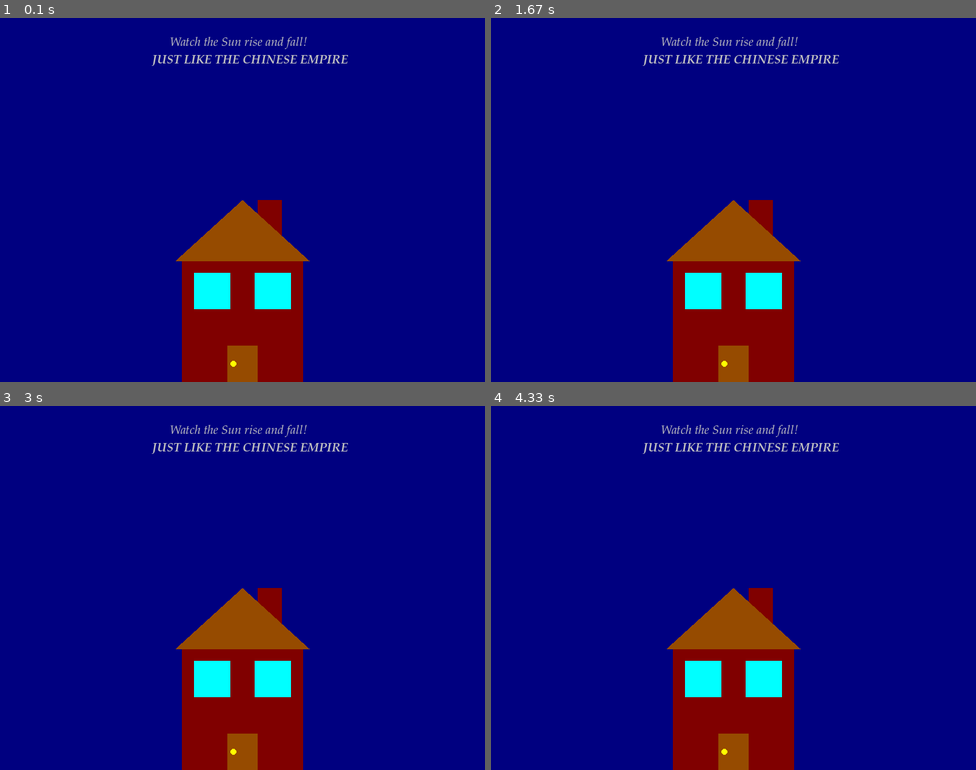
Above: before the commit, frames 1-4 (two rows, left to right).
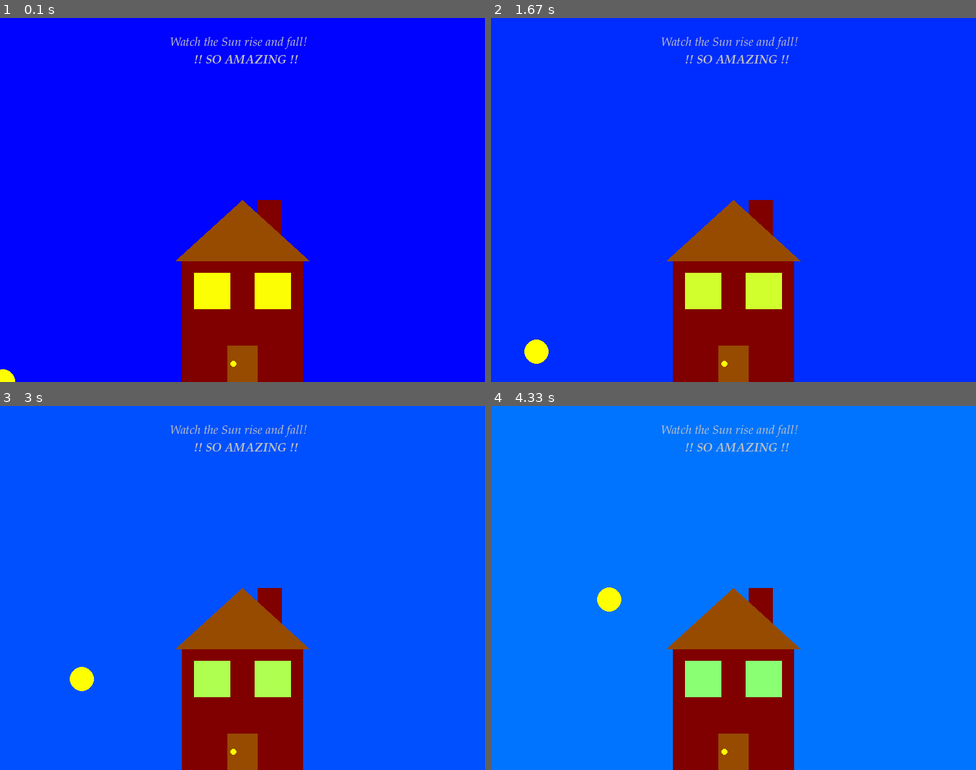
Above: after the commit, the same moments.

Repository: Abdul-MughisA/AAM-Tasks
Game: pygame game, started from ACS-Tasks/PyGame/game.py
The game is run twice, just before and just after one commit, with the same random seed, the same clock (stepped at 60 frames per second) and the same inputs.
Inputs:
- Up to frame 1 (0.1 s): no input
- Up to frame 2 (1.67 s): no input
- Up to frame 3 (3 s): no input
- Up to frame 4 (4.33 s): no input

The runs differ from the first frame. In frame 1, 90% of the frame differs, in the area x 0-100%, y 0-100%; in frame 2, 90%; in frame 3, 90%; in frame 4, 90%.

Commit message:
Update game.py

Diff:
--- a/ACS-Tasks/PyGame/game.py
+++ b/ACS-Tasks/PyGame/game.py
@@ -1,5 +1,6 @@
 import pygame
 import time
+import math
 
 """""""""
 Task at hand:
@@ -14,10 +15,9 @@
 
 """""""""
 
-# Initialize the game engine
 pygame.init()
 
-# Define some colors
+#COLOURS
 
 BLACK = (0, 0, 0)
 WHITE = (255, 255, 255)
@@ -38,12 +38,12 @@
 
 BROWN = (150, 75, 0)
 
-var_x_rect = 100
-var_y_rect = 100
-var_height_rect = 100
-var_width_rect = 100
-
+#INITIALISATIONS
 PI = 3.141592653
+x_circle = 0
+y_circle = 0.1
+colour_change = 0
+incr = 0.6
 
 size = (800, 600) # Standard 4:3 ratio
 
@@ -63,22 +63,30 @@
     # Clear the screen and set the screen background
     screen.fill(NAVY)
 
+    #CHANGING BACKGROUND
+    colour_change += incr
+    if colour_change > 254:
+      incr = -0.6
+    elif colour_change < 1:
+      incr = 0.6
+    screen.fill((0, colour_change, 255))
+
     # pygame.draw.rect(screen, COLOUR, [X_COORD, Y_COORD, WIDTH, HEIGHT], BORDER_THICKNESS)
 
     # HOUSE
     pygame.draw.rect(screen, MAROON, [300, 400, 200, 200], 0)
 
-    #CHIMNEY ******** NOT YET FINISHED *******
+    #CHIMNEY
 
     pygame.draw.rect(screen, MAROON, [425, 300, 40, 80], 0)
 
     #WINDOWS
 
     #WINDOW TOP LEFT
-    pygame.draw.rect(screen, CYAN, [320, 420, 60, 60], 0)
+    pygame.draw.rect(screen, (255-colour_change, 255, colour_change), [320, 420, 60, 60], 0)
 
     #WINDOW TOP RIGHT
-    pygame.draw.rect(screen, CYAN, [420, 420, 60, 60], 0)
+    pygame.draw.rect(screen, (255-colour_change, 255, colour_change), [420, 420, 60, 60], 0)
 
     #DOOR
 
@@ -91,8 +99,12 @@
     pygame.draw.polygon(screen, BROWN, [(290, 400), (510, 400), (400, 300)], 0)
 
     #MOVING CIRCLE
+    x_circle += 1
+    if x_circle > 800:
+        x_circle = 0
 
-
+    y_circle += 0.1
+    pygame.draw.circle(screen, YELLOW, [x_circle, (300 * math.cos(0.0769*y_circle)+300)], 20)
 
     # Font, size, bold, italics
     font = pygame.font.SysFont('Palatino', 20, False, True)
@@ -104,13 +116,13 @@
     screen.blit(text, [280, 30])
 
     font = pygame.font.SysFont('Palatino', 20, True, True)
-    text = font.render("JUST LIKE THE CHINESE EMPIRE", True, SILVER)
-    screen.blit(text, [250, 60])
+    text = font.render("!! SO AMAZING !!", True, SILVER)
+    screen.blit(text, [320, 60])
 
     # Update screen
     pygame.display.flip()
 
     # 60 updates per second.
-    clock.tick(60)
+    clock.tick(45)
 
 pygame.quit()
